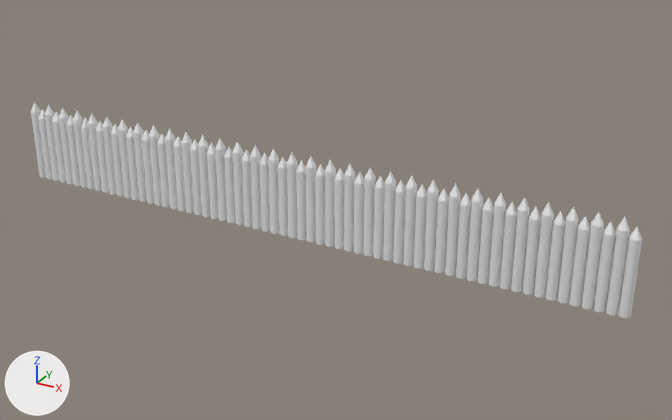
The FBX model RestlessRemastered/Assets/Dariel/Art/Hek/Hek Large.fbx: old version first, new version second.
Rendered twice from a 50 mm lens placed at (70.2, -67.8, 37.5), pointed at (32.0, 1.6, 2.8). The lights are fixed; the arrows at lower left show +X, +Y and +Z. Where no turn or scale is listed for an object, it has been applied to the vertices.

Objects in the first picture: 'Wall Large'.
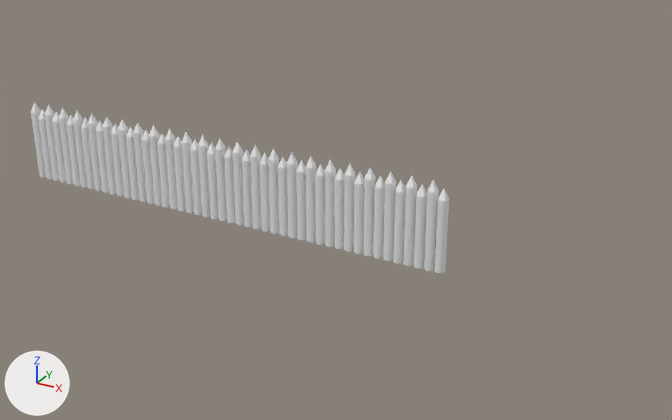
Where the newer file only moved an object's origin or applied its transform, the numbers keep the older frame.

What changed in the scene script:
```text
Change me_cylinder_004:
    used by ob_wall_large; location = (0.0, 0.0, 0.0)
    remove me_cylinder_004.from_pydata(...)  # 1088 vertices, 1024 faces; spans x -4.0..59.6, y -0.5..0.6, z 0.0..8.4
    add me_cylinder_004.from_pydata(...)  # 816 vertices, 768 faces; spans x -4.0..43.7, y -0.5..0.6, z 0.0..8.4
    me_cylinder_004 part 1: 16 loose pieces with 272 vertices, spanning x 43.7..59.6, y -0.5..0.6, z 0.0..8.4, are deleted
```

Where the change shows, as pixel boxes (x1, y1, x2, y2) in the pictures (672 x 420 px):
'Wall Large', reshaped (32% narrower, 20% shorter): before (31, 102, 642, 318); after (31, 102, 449, 274)
part 1 of me_cylinder_004, deleted: before (445, 183, 642, 318)
